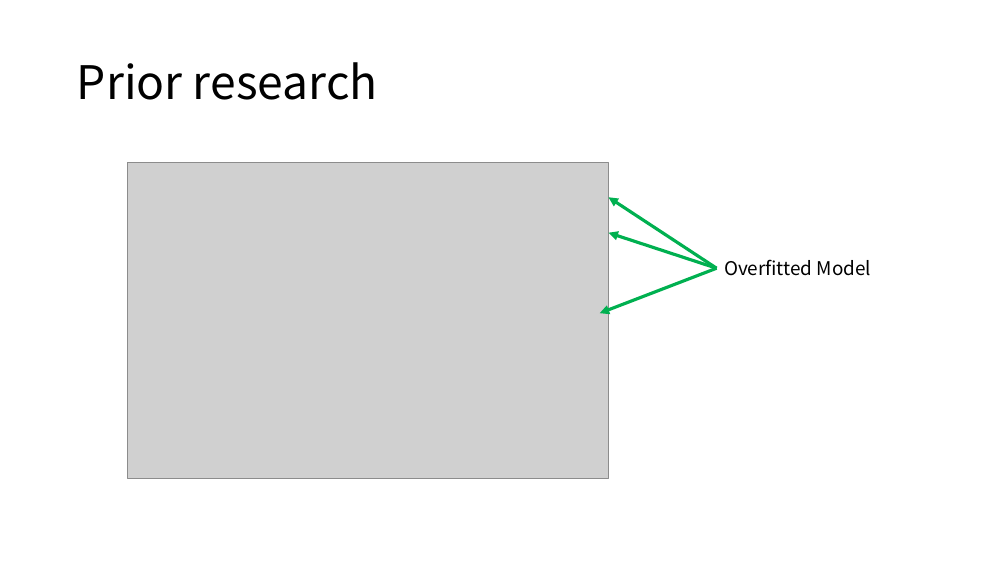
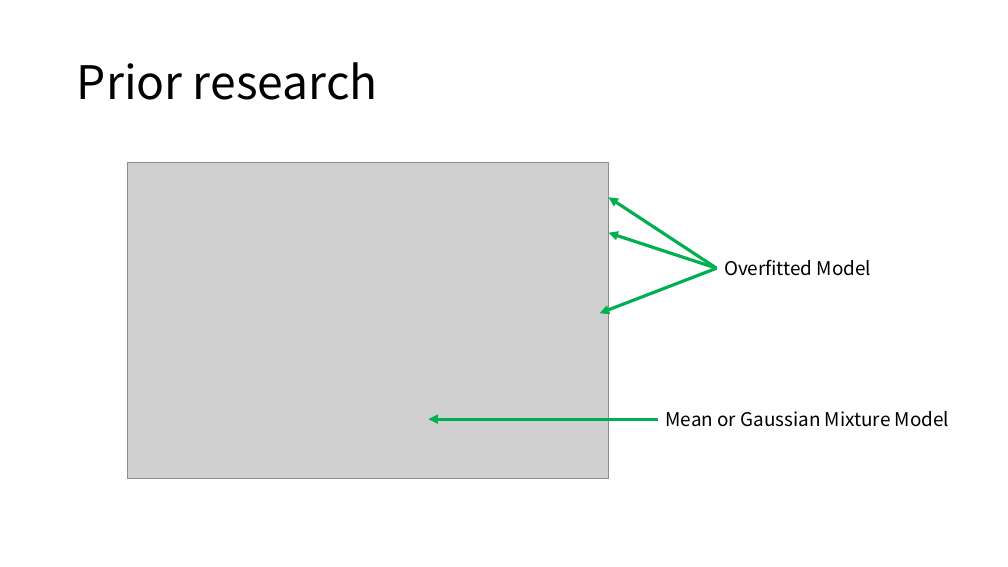
Before and after one commit to topaz11100/PROGRESS, a slide deck: slide 9 of 2_0729/0729_progress.pptx. Drawn at 1008x567 pixels with LibreOffice and Linux fonts; fonts in the diff are those of the drawing; grey boxes stand for pictures. Boxes give left, top, right and bottom in pixels: in the first picture for what was removed or moved away, otherwise in the second. Text is boxed around its words. In the diff, an @@ line names an element or a change of style, - is before the commit and + after.

```diff
--- a/2_0729/0729_progress.pptx
+++ b/2_0729/0729_progress.pptx
@@ arrow added from (659, 419) to (429, 419), #00B050 3 pt @@
@@ text added at box(666, 411, 949, 427), 18 pt, text #000000 @@
+Mean or Gaussian Mixture Model
```
Also in this commit, not shown: 2 other slides changed, 2 slides added, 2 slides removed, 4 other files.
